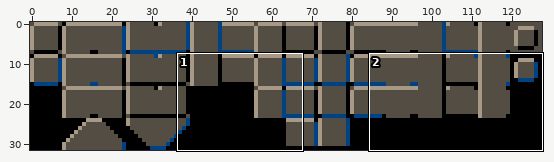
Two states of a sprite sheet, Assets/Walls.png. Above: a wide view before the commit, with the close-up outlined.
Close-up. Before the edit:
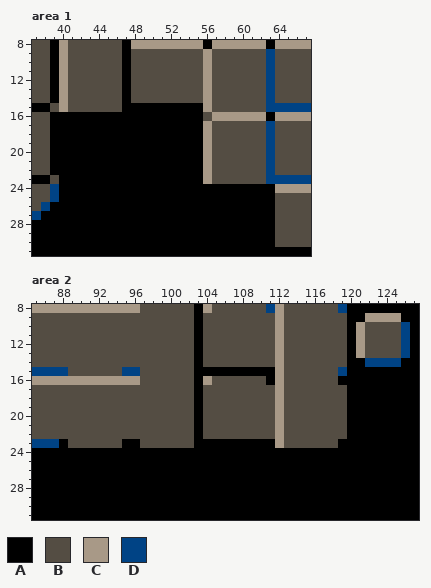
The file is 128x32 pixels. Shown: area 1: x 37..67, y 8..31; area 2: x 85..127, y 8..31.
Palette (. is transparent): A #000000  B #544d43  C #a89987  D #004385
Pixels before, area 1, first column x 37:
 8 BBACBBBBBBACCCCCCCCACCCCCCACCCC
 9 BBACBBBBBBABBBBBBBBCBBBBBBDBBBB
10 BBACBBBBBBABBBBBBBBCBBBBBBDBBBB
11 BBACBBBBBBABBBBBBBBCBBBBBBDBBBB
12 BBACBBBBBBABBBBBBBBCBBBBBBDBBBB
13 BBACBBBBBBABBBBBBBBCBBBBBBDBBBB
14 BBACBBBBBBABBBBBBBBCBBBBBBDBBBB
15 AABCBBBBBBAAAAAAAAACBBBBBBDDDDD
16 BBAAAAAAAAAAAAAAAAABCCCCCCACCCC
17 BBAAAAAAAAAAAAAAAAACBBBBBBDBBBB
18 BBAAAAAAAAAAAAAAAAACBBBBBBDBBBB
19 BBAAAAAAAAAAAAAAAAACBBBBBBDBBBB
20 BBAAAAAAAAAAAAAAAAACBBBBBBDBBBB
21 BBAAAAAAAAAAAAAAAAACBBBBBBDBBBB
22 BBAAAAAAAAAAAAAAAAACBBBBBBDBBBB
23 AABAAAAAAAAAAAAAAAACBBBBBBDDDDD
24 BBDAAAAAAAAAAAAAAAAAAAAAAAACCCC
25 BBDAAAAAAAAAAAAAAAAAAAAAAAABBBB
26 BDAAAAAAAAAAAAAAAAAAAAAAAAABBBB
27 DAAAAAAAAAAAAAAAAAAAAAAAAAABBBB
28 AAAAAAAAAAAAAAAAAAAAAAAAAAABBBB
29 AAAAAAAAAAAAAAAAAAAAAAAAAAABBBB
30 AAAAAAAAAAAAAAAAAAAAAAAAAAABBBB
31 AAAAAAAAAAAAAAAAAAAAAAAAAAAAAAA
Pixels before, area 2, first column x 85:
 8 CCCCCCCCCCCCBBBBBBACBBBBBBDCBBBBBBDAAAAAAAA
 9 BBBBBBBBBBBBBBBBBBABBBBBBBBCBBBBBBBAACCCCAA
10 BBBBBBBBBBBBBBBBBBABBBBBBBBCBBBBBBBACBBBBDA
11 BBBBBBBBBBBBBBBBBBABBBBBBBBCBBBBBBBACBBBBDA
12 BBBBBBBBBBBBBBBBBBABBBBBBBBCBBBBBBBACBBBBDA
13 BBBBBBBBBBBBBBBBBBABBBBBBBBCBBBBBBBACBBBBDA
14 BBBBBBBBBBBBBBBBBBABBBBBBBBCBBBBBBBAADDDDAA
15 DDDDBBBBBBDDBBBBBBAAAAAAAAACBBBBBBDAAAAAAAA
16 CCCCCCCCCCCCBBBBBBACBBBBBBACBBBBBBAAAAAAAAA
17 BBBBBBBBBBBBBBBBBBABBBBBBBBCBBBBBBBAAAAAAAA
18 BBBBBBBBBBBBBBBBBBABBBBBBBBCBBBBBBBAAAAAAAA
19 BBBBBBBBBBBBBBBBBBABBBBBBBBCBBBBBBBAAAAAAAA
20 BBBBBBBBBBBBBBBBBBABBBBBBBBCBBBBBBBAAAAAAAA
21 BBBBBBBBBBBBBBBBBBABBBBBBBBCBBBBBBBAAAAAAAA
22 BBBBBBBBBBBBBBBBBBABBBBBBBBCBBBBBBBAAAAAAAA
23 DDDABBBBBBAABBBBBBAAAAAAAAACBBBBBBAAAAAAAAA
24 AAAAAAAAAAAAAAAAAAAAAAAAAAAAAAAAAAAAAAAAAAA
25 AAAAAAAAAAAAAAAAAAAAAAAAAAAAAAAAAAAAAAAAAAA
26 AAAAAAAAAAAAAAAAAAAAAAAAAAAAAAAAAAAAAAAAAAA
27 AAAAAAAAAAAAAAAAAAAAAAAAAAAAAAAAAAAAAAAAAAA
28 AAAAAAAAAAAAAAAAAAAAAAAAAAAAAAAAAAAAAAAAAAA
29 AAAAAAAAAAAAAAAAAAAAAAAAAAAAAAAAAAAAAAAAAAA
30 AAAAAAAAAAAAAAAAAAAAAAAAAAAAAAAAAAAAAAAAAAA
31 AAAAAAAAAAAAAAAAAAAAAAAAAAAAAAAAAAAAAAAAAAA
And afterwards:
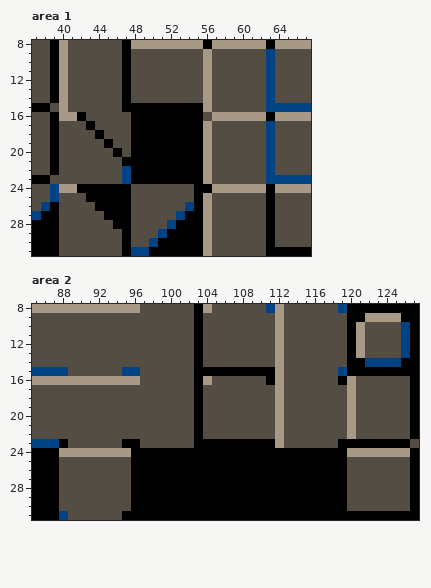
Author's note on the commit: Add level 'The end'
What changed:
{"where": "area 1"}
{"y":16,"x":40,"old":"AA","new":"CC"}
{"y":16,"x":43,"old":"AAAAA","new":"BBBBB"}
{"y":17,"x":40,"old":"AAA","new":"BBB"}
{"y":17,"x":44,"old":"AAAA","new":"BBBB"}
{"y":18,"x":40,"old":"AAAA","new":"BBBB"}
{"y":18,"x":45,"old":"AAA","new":"BBB"}
{"y":19,"x":40,"old":"AAAAA","new":"BBBBB"}
{"y":19,"x":46,"old":"AA","new":"BB"}
{"y":20,"x":40,"old":"AAAAAA","new":"BBBBBB"}
{"y":20,"x":47,"old":"A","new":"B"}
{"y":21,"x":40,"old":"AAAAAAA","new":"BBBBBBB"}
{"y":22,"x":40,"old":"AAAAAAAA","new":"BBBBBBBD"}
{"y":23,"x":40,"old":"AAAAAAAA","new":"BBBBBBBD"}
{"y":24,"x":40,"old":"AA","new":"CC"}
{"y":24,"x":48,"old":"AAAAAAA","new":"BBBBBBB"}
{"y":24,"x":57,"old":"AAAAAA","new":"CCCCCC"}
{"y":25,"x":40,"old":"AAA","new":"BBB"}
{"y":25,"x":48,"old":"AAAAAAA","new":"BBBBBBB"}
{"y":25,"x":56,"old":"AAAAAAA","new":"CBBBBBB"}
{"y":26,"x":40,"old":"AAAA","new":"BBBB"}
{"y":26,"x":48,"old":"AAAAAAA","new":"BBBBBBD"}
{"y":26,"x":56,"old":"AAAAAAA","new":"CBBBBBB"}
{"y":27,"x":40,"old":"AAAAA","new":"BBBBB"}
{"y":27,"x":48,"old":"AAAAAA","new":"BBBBBD"}
{"y":27,"x":56,"old":"AAAAAAA","new":"CBBBBBB"}
{"y":28,"x":40,"old":"AAAAAA","new":"BBBBBB"}
{"y":28,"x":48,"old":"AAAAA","new":"BBBBD"}
{"y":28,"x":56,"old":"AAAAAAA","new":"CBBBBBB"}
{"y":29,"x":40,"old":"AAAAAAA","new":"BBBBBBB"}
{"y":29,"x":48,"old":"AAAA","new":"BBBD"}
{"y":29,"x":56,"old":"AAAAAAA","new":"CBBBBBB"}
{"y":30,"x":40,"old":"AAAAAAA","new":"BBBBBBB"}
{"y":30,"x":48,"old":"AAA","new":"BBD"}
{"y":30,"x":56,"old":"AAAAAAA","new":"CBBBBBB"}
{"y":31,"x":40,"old":"AAAAAAA","new":"BBBBBBB"}
{"y":31,"x":48,"old":"AA","new":"DD"}
{"y":31,"x":56,"old":"AAAAAAA","new":"CBBBBBB"}
{"where": "area 2"}
{"y":16,"x":120,"old":"AAAAAAA","new":"CBBBBBB"}
{"y":17,"x":120,"old":"AAAAAAA","new":"CBBBBBB"}
{"y":18,"x":120,"old":"AAAAAAA","new":"CBBBBBB"}
{"y":19,"x":120,"old":"AAAAAAA","new":"CBBBBBB"}
{"y":20,"x":120,"old":"AAAAAAA","new":"CBBBBBB"}
{"y":21,"x":120,"old":"AAAAAAA","new":"CBBBBBB"}
{"y":22,"x":120,"old":"AAAAAAA","new":"CBBBBBB"}
{"y":23,"x":127,"old":"A","new":"B"}
{"y":24,"x":88,"old":"AAAAAAAA","new":"CCCCCCCC"}
{"y":24,"x":120,"old":"AAAAAAA","new":"CCCCCCC"}
{"y":25,"x":88,"old":"AAAAAAAA","new":"BBBBBBBB"}
{"y":25,"x":120,"old":"AAAAAAA","new":"BBBBBBB"}
{"y":26,"x":88,"old":"AAAAAAAA","new":"BBBBBBBB"}
{"y":26,"x":120,"old":"AAAAAAA","new":"BBBBBBB"}
{"y":27,"x":88,"old":"AAAAAAAA","new":"BBBBBBBB"}
{"y":27,"x":120,"old":"AAAAAAA","new":"BBBBBBB"}
{"y":28,"x":88,"old":"AAAAAAAA","new":"BBBBBBBB"}
{"y":28,"x":120,"old":"AAAAAAA","new":"BBBBBBB"}
{"y":29,"x":88,"old":"AAAAAAAA","new":"BBBBBBBB"}
{"y":29,"x":120,"old":"AAAAAAA","new":"BBBBBBB"}
{"y":30,"x":88,"old":"AAAAAAAA","new":"BBBBBBBB"}
{"y":30,"x":120,"old":"AAAAAAA","new":"BBBBBBB"}
{"y":31,"x":88,"old":"AAAAAAA","new":"DBBBBBB"}
{"label":"changed","picture_box":[59,112,266,256]}
{"label":"changed","picture_box":[347,376,419,511]}
{"label":"changed","picture_box":[59,448,131,520]}
